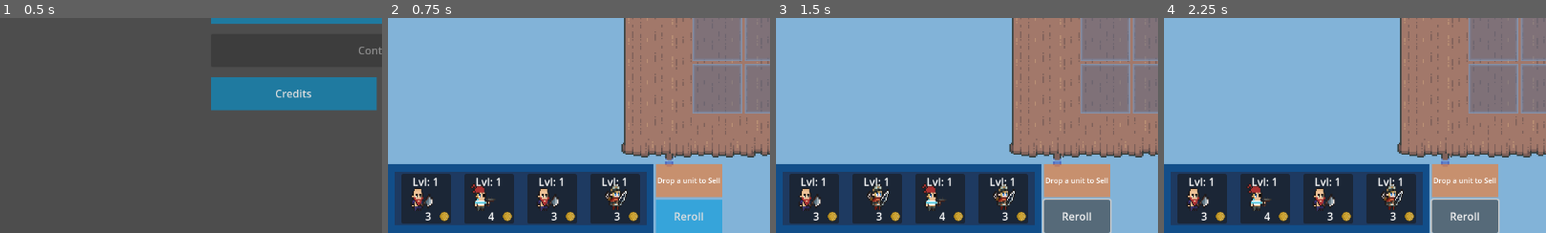
Above: before the commit, frames 1-4 (left to right).
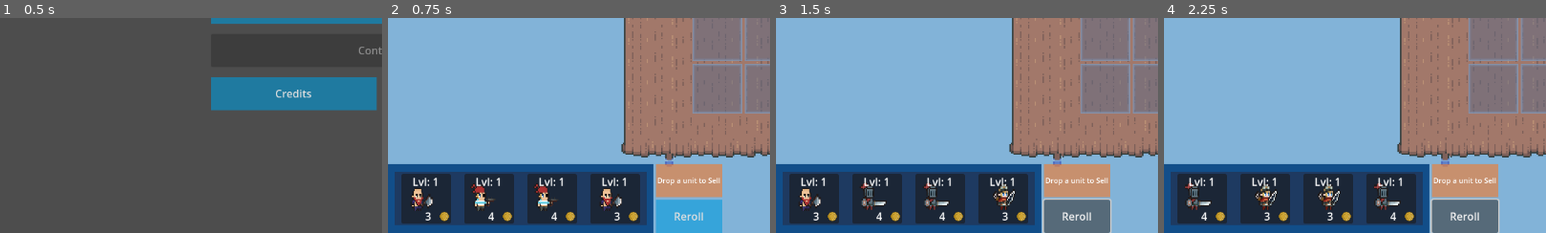
Above: after the commit, the same moments.

Repository: FontysRyan/PizzaProject1St2
Game: Godot game, scene res://Scenes/Mainmenu.tscn
The game is run twice, just before and just after one commit, with the same random seed, the same clock (stepped at 60 frames per second) and the same inputs.
Inputs:
- Up to frame 1 (0.5 s): no input
- Up to frame 2 (0.75 s): click "New" at 0.5 s
- Up to frame 3 (1.5 s): click "Reroll" at 1.25 s
- Up to frame 4 (2.25 s): click "Reroll" at 2 s
The pictures show only the part of the screen within x 0-50%, y 50-100%; the shares and areas given below are measured in that part.

Frame 1 is identical in both runs. In frame 2, 0.9% of the frame differs, in the area x 38-63%, y 76-95%; in frame 3, 1.0%; in frame 4, 2.2%, in the area x 5-63%, y 76-95%.

Commit message:
Update shop reference and export presets
Replaced local shop variable with global game_shop reference in grid_container.gd for unit panel creation. Added new export preset and updated export paths in export_presets.cfg. Registered game_shop singleton in project.godot.

Diff:
--- a/Assets/UI/Scripts/grid_container.gd
+++ b/Assets/UI/Scripts/grid_container.gd
@@ -1,6 +1,5 @@
 extends GridContainer
 
-@onready var shop = get_parent()
 @onready var panel_scene = preload("res://unit_panel.tscn")
 
 # Called when the node enters the scene tree for the first time.
@@ -27,6 +26,6 @@
 	# Create new panels
 	for i in range(4):
 		var temp_panel = panel_scene.instantiate()
-		temp_panel.premade_panel = shop._get_shop_unit()
+		temp_panel.premade_panel = game_shop._get_shop_unit()
 		temp_panel._fill_panel()
 		self.add_child(temp_panel)
--- a/project.godot
+++ b/project.godot
@@ -21,6 +21,7 @@
 Stats="*res://Game/Stats.gd"
 Inputs="*res://Game/Inputs.gd"
 run_timer="*res://run_timer.gd"
+game_shop="*res://Game/Shop.gd"
 
 [display]
 
Not shown, changed: export_presets.cfg
